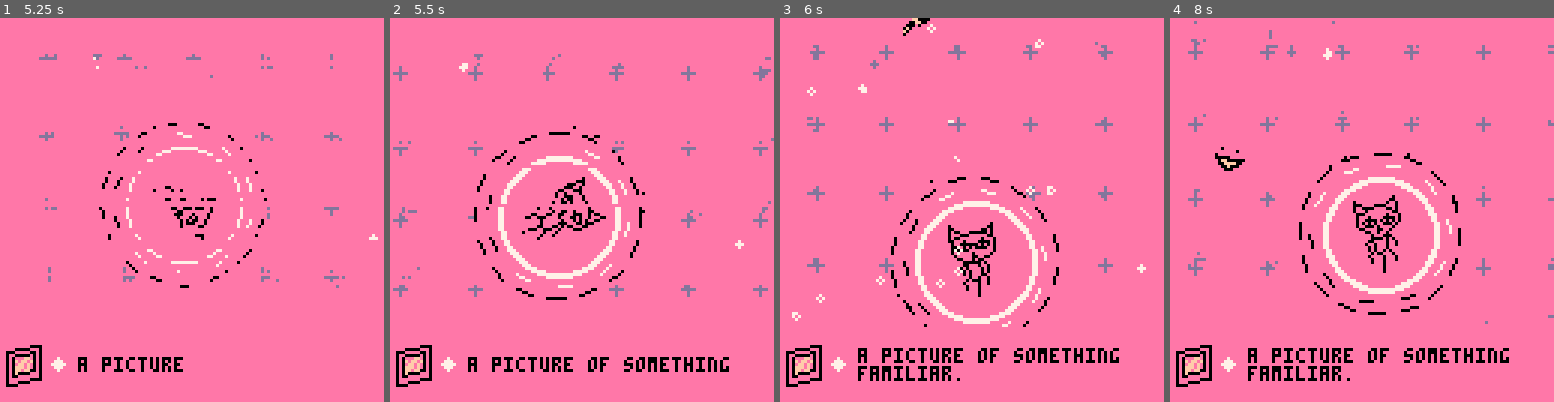
Above: before the commit, frames 1-4 (left to right).
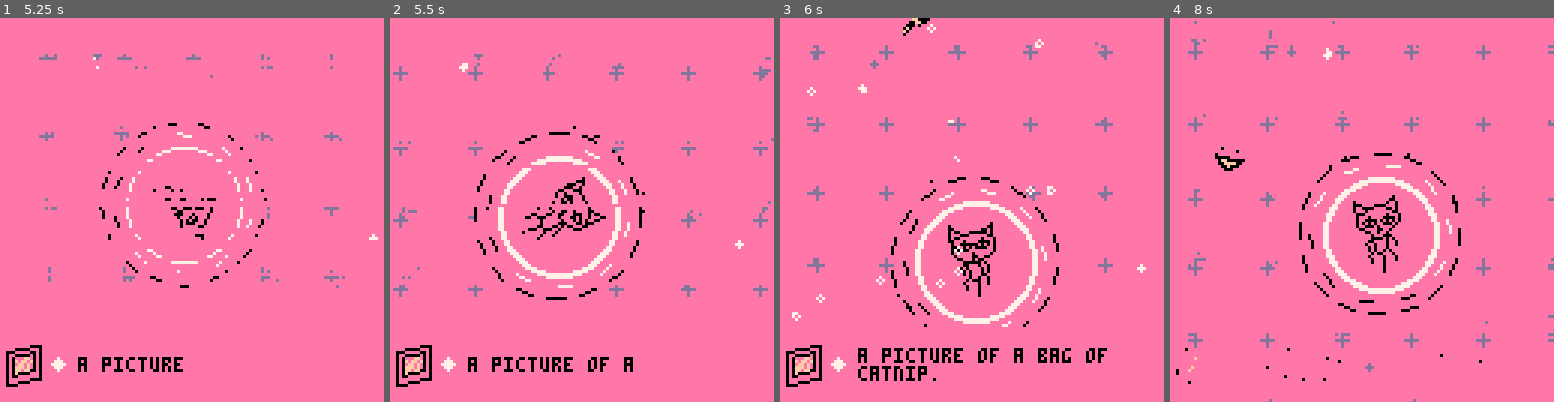
Above: after the commit, the same moments.

Repository: ianmart1n/AGBIC2016
Game: PICO-8 cartridge strungout.p8
Same seed, same stepped clock (60 frames per second), same inputs: the game is played once before the commit and once after it.
Inputs:
- Up to frame 1 (5.25 s): tap X (X key) at 0.33, 1.07, 1.85, 2.97, 4.08, 5.2 s; tap O (Z key) at 0.7, 1.7, 2.1, 2.5, 2.9, 3.3, 3.7, 4.1, 4.5, 4.9 s; hold Right 1.6-2.1 s; hold Up 2.15-2.42 s; hold Right 2.47-3.03 s; hold Left 3.08-3.58 s; hold Down 3.63-3.97 s; hold Right 4.02-4.68 s; hold Up 4.73-5.03 s; hold Left from 5.08 s (still down)
- Up to frame 2 (5.5 s): keep holding Left; tap O (Z key) at 5.3 s
- Up to frame 3 (6 s): release Left at 5.68 s; tap O (Z key) at 5.7 s; hold Down from 5.73 s (still down)
- Up to frame 4 (8 s): release Down at 6.03 s; hold Right 6.08-6.58 s; tap O (Z key) every 0.4 s from 6.1 to 7.7 s; tap X (X key) at 6.32, 7.43 s; hold Right 6.63-7.13 s; hold Up 7.18-7.45 s; hold Right from 7.5 s (still down)

Frame 1 is identical in both runs. In frame 2, 0.5% of the frame differs, in the area x 60-89%, y 88-93%; in frame 3, 0.8%; in frame 4, 2.5%, in the area x 1-100%, y 82-100%.

Commit message:
extra interactions

Diff:
--- a/strungout.p8
+++ b/strungout.p8
@@ -104,6 +104,7 @@
  add_interaction(8,"bad","hitting an all-time low?")
  add_interaction(8,"bad","they don't realize you're alive.")
  add_interaction(8,"bad","your circuit's dead. there's something wrong.")
+ add_interaction(8,"bad","my mama said not to mess with you.")
 
  add_interaction(7,"bad","oh, no. not again.")
  add_interaction(7,"bad","i'll never be free.")
@@ -131,6 +132,17 @@
  add_interaction(10,"blue","a picture of a my friend from back home.")
  add_interaction(10,"blue","a picture of nothing.")
  add_interaction(10,"blue","a picture of a skyline.")
+ add_interaction(10,"blue","a picture of a martian spider.")
+ add_interaction(10,"blue","a picture of the old band.")
+ add_interaction(10,"blue","a picture of a man with a snow white tan.")
+ add_interaction(10,"blue","a picture of darkness and disgrace.")
+ add_interaction(10,"blue","a picture of a boy in bright blue jeans.")
+ add_interaction(10,"blue","a picture of a femme fatale.")
+ add_interaction(10,"blue","a picture of shiny silver legwarmers.")
+ add_interaction(10,"blue","a picture of sterile skyscrapers.")
+ add_interaction(10,"blue","a picture of the last few corpses.")
+ add_interaction(10,"blue","a picture of templars and saracens.")
+ add_interaction(10,"blue","a picture of a best laid plan.")
 
  add_interaction(11,"blue","where did this come from?")
  add_interaction(11,"blue","some trinket from a world beyond.")
@@ -161,6 +173,7 @@
  add_interaction(17,"bad","this is the worst trip i've ever been on.")
 
  add_interaction(5,"blue","i ain't got no money.")
+ add_interaction(5,"blue","i ain't got no hair.")
  add_interaction(5,"blue","send me up a drink.")
  add_interaction(5,"blue","give my wife my love.")
 
@@ -550,7 +563,6 @@
   color(12)
   sspr(80,0,16,16,56,-100)
   print_ol("strung out on heaven's high\nwas made by sean & ian\nfor a game by its cover (#agbic)\nbased on a famicase entry\nby daruma studio",1,-72,0,12)
-  print_ol("\nyou are the action cat\n\nhow to play:\n\n \139+\145: turn\n \148+\131: move\nz or x: interact\n\nfind nip to keep the trip going\nuse satellites as landmarks\ncollect photos of the past",1,142,0,12)
   sspr(16*2,0,16,16,40,216)
   sspr(16*3,0,16,16,56,216)
   sspr(16*4,16,16,16,72,216)
